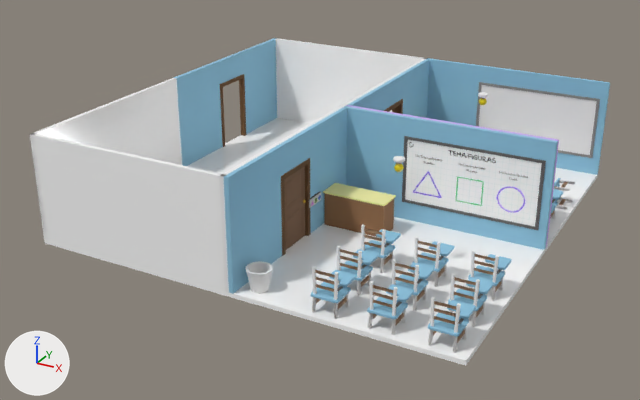
The Blender file src/Models/FigurarEnviroment.blend: old version first, new version second.
Camera for both pictures: a 50 mm lens placed at (6.58, -15.24, 8.88), pointed at (-2.81, 1.85, 0.34). Every picture has the same lights, and +X, +Y and +Z are marked at lower left.

Before the edit, the objects in view are built like this:
```python
ob_room_1_roof = bpy.data.objects.new('Room_1_Roof', me_cube)
ob_room_1_roof.location = (0.0, 0.0, 2.6)
ob_room_1_wall_1 = bpy.data.objects.new('Room_1_Wall_1', me_floor_001)
ob_room_1_wall_1.location = (0.0, -2.45, 1.3)
ob_room_1_wall_1.rotation_euler = (1.571, 0.0, 0.0)  # degrees (90, 0, 0)
ob_room_1_wall_1.scale = (1.0, 0.5, 1.0)
ob_room_1_wall_3 = bpy.data.objects.new('Room_1_Wall_3', me_floor_003)
ob_room_1_wall_3.location = (2.45, 0.0, 1.3)
ob_room_1_wall_3.rotation_euler = (1.571, 0.0, 1.571)  # degrees (90, 0, 90)
ob_room_1_wall_3.scale = (1.0, 0.5, 1.0)
ob_room_1_wall_4 = bpy.data.objects.new('Room_1_Wall_4', me_floor_002)
ob_room_1_wall_4.location = (0.0, 2.45, 1.3)
ob_room_1_wall_4.rotation_euler = (1.571, 0.0, 0.0)  # degrees (90, 0, 0)
ob_room_1_wall_4.scale = (1.0, 0.5, 1.0)
ob_room_3_board = bpy.data.objects.new('Room_3_Board', me_cube_007)
ob_room_3_board.location = (0.7, 5.0, 0.27)
ob_room_3_board.scale = (0.9, 1.0, 0.9)
ob_room_3_floor = bpy.data.objects.new('Room_3_Floor', me_floor_016)
ob_room_3_floor.location = (0.0, 5.0, 0.0)
ob_room_3_floor.rotation_euler = (3.142, 0.0, 0.0)  # degrees (180, 0, 0)
ob_room_3_roof = bpy.data.objects.new('Room_3_Roof', me_cube_004)
ob_room_3_roof.location = (0.0, 5.0, 2.6)
ob_room_3_wall_3 = bpy.data.objects.new('Room_3_Wall_3', me_floor_014)
ob_room_3_wall_3.location = (2.45, 5.0, 1.3)
ob_room_3_wall_3.rotation_euler = (1.571, 0.0, 1.571)  # degrees (90, 0, 90)
ob_room_3_wall_3.scale = (1.0, 0.5, 1.0)
# also in view: 'Room_1_Door' at (-2.5, 0.0, 0.93); 'Room_1_Desk' at (-1.6, 1.5, 0.47); 'Room_1_Basket' at (-2.03, -2.09, 0.29); 'Room_2_Wall_3' at (-7.45, 0.0, 1.3); 'Room_1_Chair' at (0.83, -1.02, 0.53)
```
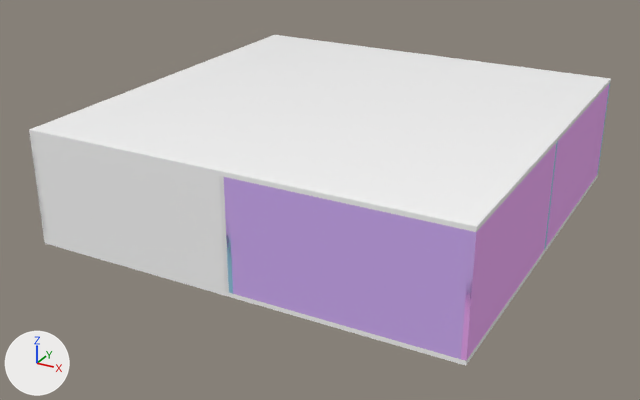
The change, as a diff of the scene's bpy script:
```diff
--- a/src/Models/FigurarEnviroment.blend.py
+++ b/src/Models/FigurarEnviroment.blend.py
@@ me_cube_007 @@
 me_cube_007.from_pydata(...)  # 16 vertices, 14 faces; spans x -1.8..1.8, y 2.38..2.4, z 0.25..2.05
 # used by ob_room_3_board; location = (0.7, 5.0, 0.27); scale = (0.9, 1.0, 0.9)
+# me_cube_007 part 1: texture (UV) coordinates of 1 of 14 faces, centred in x 0.0, y 2.4, z 1.15, changed; they spanned u 0.05..0.05, v 0.94..0.94 and now span u 0.0..1.0, v 0.0..1.0
 me_cube_007.materials.append(mat_coloredmaterial)
@@ ob_room_1_wall_1 @@
 ob_room_1_wall_1.scale = (1.0, 0.5, 1.0)
-ob_room_1_wall_1.hide_set(True)
@@ ob_room_1_wall_3 @@
 ob_room_1_wall_3.scale = (1.0, 0.5, 1.0)
-ob_room_1_wall_3.hide_set(True)
@@ ob_room_1_roof @@
 ob_room_1_roof.location = (0.0, 0.0, 2.6)
-ob_room_1_roof.hide_set(True)
@@ ob_room_3_wall_3 @@
 ob_room_3_wall_3.scale = (1.0, 0.5, 1.0)
-ob_room_3_wall_3.hide_set(True)
@@ ob_room_3_roof @@
 ob_room_3_roof.location = (0.0, 5.0, 2.6)
-ob_room_3_roof.hide_set(True)
@@ ob_room_2_roof_002 @@
+ob_room_2_roof_002 = bpy.data.objects.new('Room_2_Roof.002', me_floor_016.copy())  # the mesh of ob_room_3_floor
+ob_room_2_roof_002.location = (-5.0, 0.0, 2.6)
@@ ob_room_2_roof_001 @@
+ob_room_2_roof_001 = bpy.data.objects.new('Room_2_Roof.001', me_floor_016.copy())  # the mesh of ob_room_3_floor
+ob_room_2_roof_001.location = (-5.0, 5.0, 2.6)
```

Location of each change, (x1, y1, x2, y2) in pixels of the pictures (640 x 400 px):
'Room_1_Wall_1', shown (purple): after (224, 177, 476, 359)
'Room_1_Roof', shown: after (223, 102, 558, 232)
'Room_2_Roof.002', added: after (29, 74, 344, 177)
'Room_3_Roof', shown: after (346, 55, 611, 140)
'Room_2_Roof.001', added: after (174, 35, 426, 102)
'Room_1_Wall_3', shown (pink): after (461, 144, 556, 361)
'Room_3_Wall_3', shown (pink): after (546, 83, 610, 247)
part 1 of me_cube_007, surface changed: before (479, 85, 597, 155)
'Room_1_Floor', unchanged, covered by the edit: before (229, 217, 546, 366); after (229, 248, 546, 366)
'Room_1_Wall_2', unchanged, covered by the edit: before (224, 107, 347, 294); after (226, 223, 233, 294)
'Room_1_Wall_4', unchanged, covered by the edit: before (344, 106, 558, 250); after (544, 141, 558, 250)
'Room_1_Chair', unchanged, covered by the edit: before (311, 225, 512, 353)
